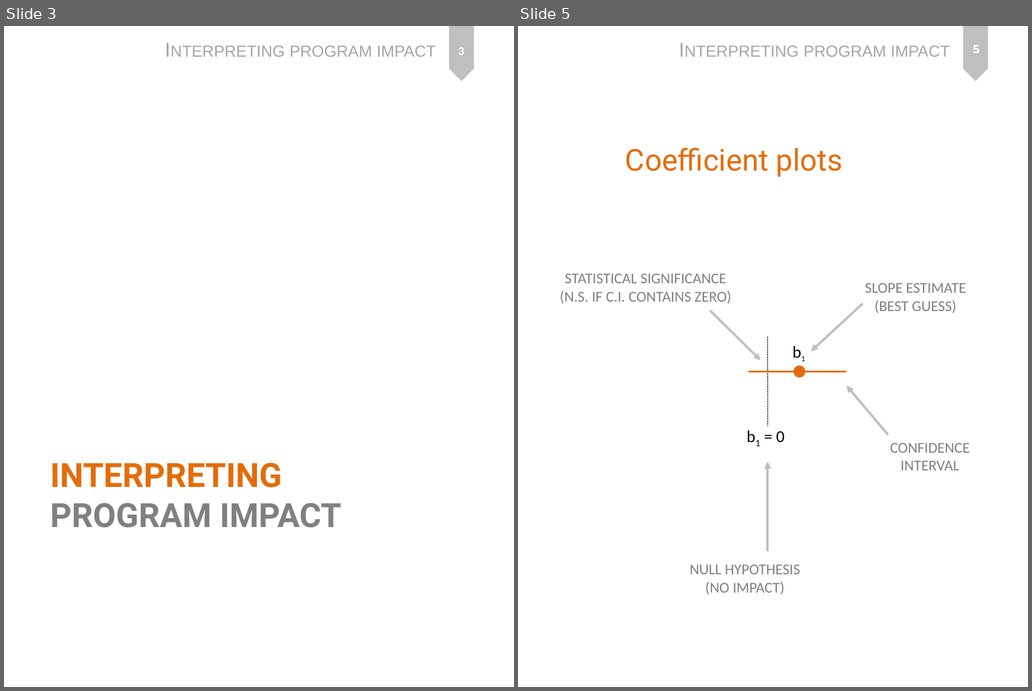
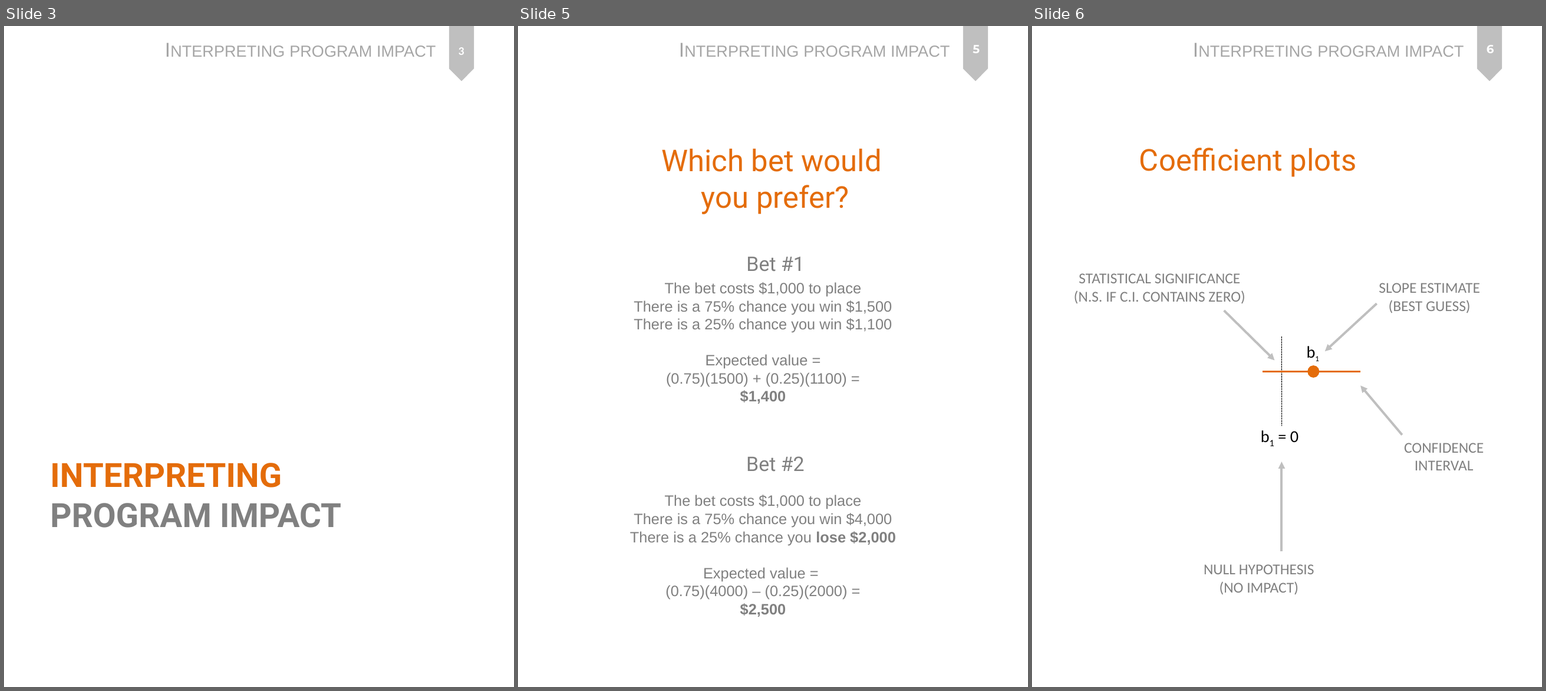
Before and after one commit to DS4PS/cpp-523-fall-2019, a slide deck: lectures/p-05-program-impact.pptx. Shown side by side, each under a label of ours: slides 3 and 5 before the commit, slides 3, 5 and 6 after it; the slides between them are not shown. The pictures are 1032x691 and 1546x691 pixels, drawn with LibreOffice and Linux fonts; fonts in the diff are those of the drawing. Boxes give left, top, right and bottom in pixels: in the first picture for what was removed or moved away, otherwise in the second. Text is boxed around its words. In the diff, an @@ line names an element or a change of style, - is before the commit and + after.

```diff
--- a/lectures/p-05-program-impact.pptx
+++ b/lectures/p-05-program-impact.pptx
@@ slide 5 added at box(518, 26, 1028, 687), background #FFFFFF; not listed: 2 template elements that a slide beside it also shows @@
@@ page number added at box(973, 45, 980, 53), 14 pt, text #FFFFFF, bold @@
+5
@@ text added at box(661, 148, 882, 214), 36 pt, text #E46C0A @@
+Which bet would
+you prefer?
@@ text added at box(746, 257, 805, 271), 24 pt, text #808080 @@
+Bet #1
@@ text added at box(634, 282, 893, 404), 18 pt, text #808080 @@
+The bet costs $1,000 to place
+There is a 75% chance you win $1,500
+There is a 25% chance you win $1,100
+Expected value =
+(0.75)(1500) + (0.25)(1100) =
+$1,400
@@ text added at box(746, 456, 805, 471), 24 pt, text #808080 @@
+Bet #2
@@ text added at box(630, 494, 896, 617), 18 pt, text #808080 @@
+The bet costs $1,000 to place
+There is a 75% chance you win $4,000
+There is a 25% chance you lose $2,000
+Expected value =
+(0.75)(4000) – (0.25)(2000) =
+$2,500
@@ what was slide 5 is now slide 6 @@
@@ page number at box(1487, 45, 1495, 53): text changed @@
-5
+6
```
Also in this commit, not shown: 1 slide changed, 2 other slides added, 24 other files.
